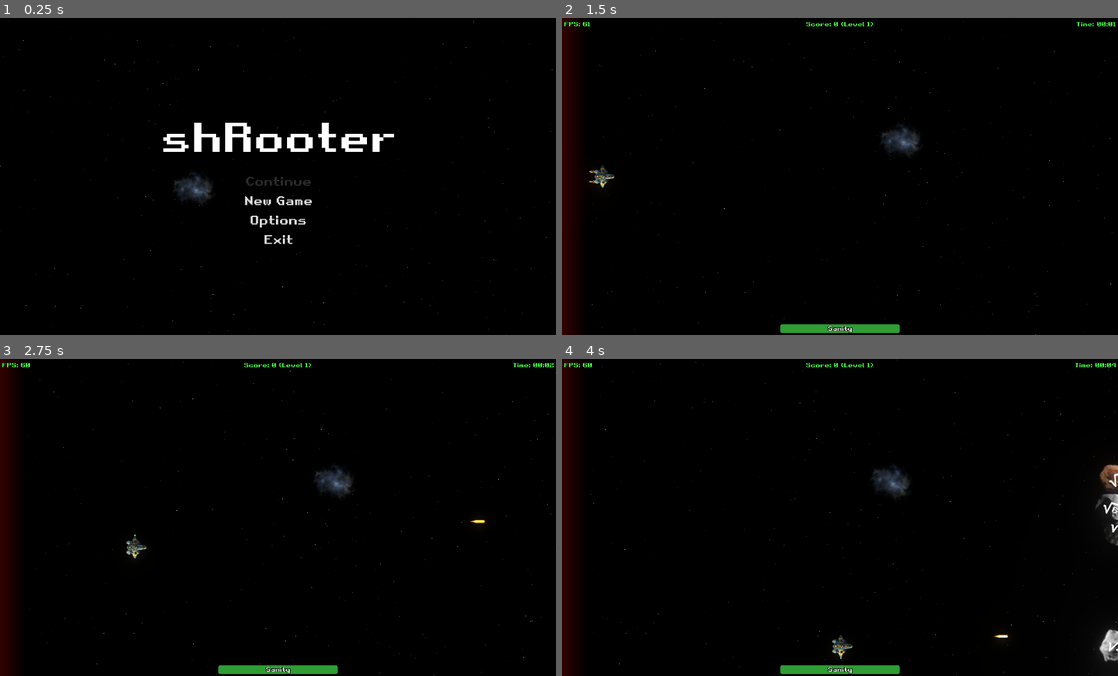
Above: before the commit, frames 1-4 (two rows, left to right).
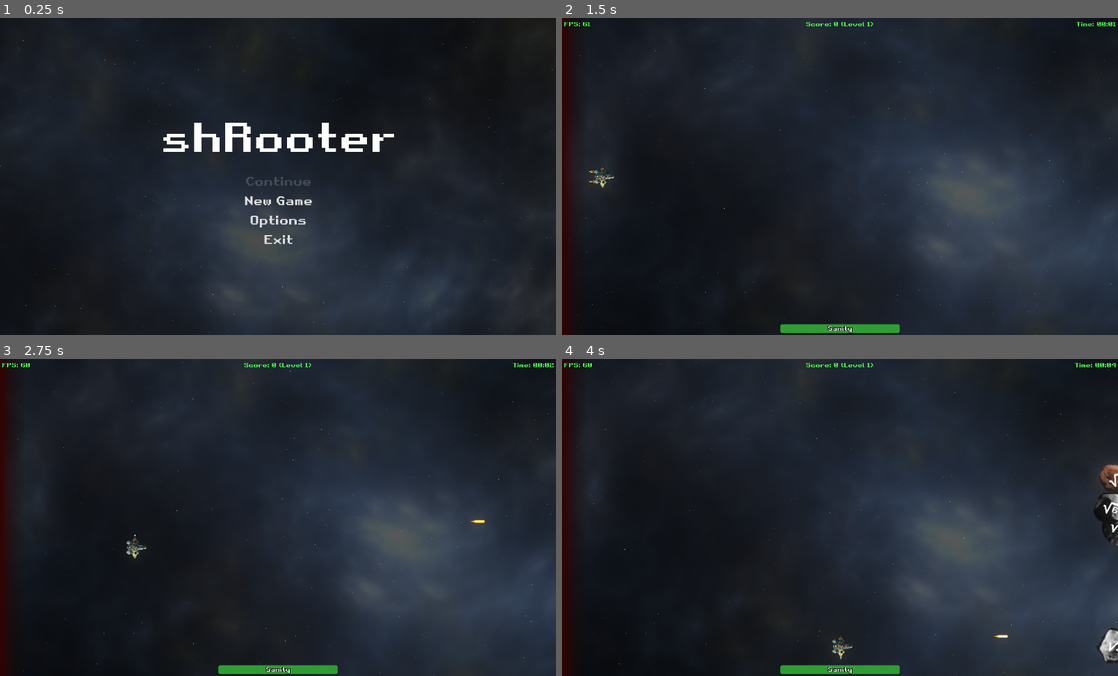
Above: after the commit, the same moments.

Repository: gingerr/ggj-2023-roots-one
Game: Godot game, scene res://MainMenu.tscn
Same seed, same stepped clock (60 frames per second), same inputs: the game is played once before the commit and once after it.
Inputs:
- Up to frame 1 (0.25 s): no input
- Up to frame 2 (1.5 s): click "New Game" at 0.5 s; tap Enter at 1.25 s; hold Right (ui_right) from 1.28 s (still down)
- Up to frame 3 (2.75 s): tap Space at 1.52, 2.27 s; release Right (ui_right) at 2.03 s; hold Down (ui_down) from 2.03 s (still down)
- Up to frame 4 (4 s): release Down (ui_down) at 2.78 s; hold Right (ui_right) 2.78-3.53 s; hold Up (ui_up) from 3.53 s (still down); tap Space at 3.77 s

The runs differ from the first frame. In frame 1, 89% of the frame differs, in the area x 0-100%, y 0-100%; in frame 2, 92%, in the area x 1-100%, y 0-100%; in frame 3, 91%; in frame 4, 90%.

Commit message:
.

Diff:
--- a/BackgroundLayer.tscn
+++ b/BackgroundLayer.tscn
@@ -12,8 +12,8 @@
 script = ExtResource( 2 )
 
 [node name="Nebula" type="Sprite" parent="."]
-self_modulate = Color( 1, 1, 1, 0.494118 )
-scale = Vector2( 0.3, 0.3 )
+self_modulate = Color( 1, 1, 1, 0.298039 )
+scale = Vector2( 9, 9 )
 z_index = -4095
 z_as_relative = false
 texture = ExtResource( 3 )
--- a/Game.tscn
+++ b/Game.tscn
@@ -10,7 +10,7 @@
 [sub_resource type="CanvasItemMaterial" id=2]
 
 [sub_resource type="Gradient" id=3]
-colors = PoolColorArray( 0.186523, 0.00655746, 0.00655746, 1, 0, 0, 0, 1 )
+colors = PoolColorArray( 0.186523, 0.00655746, 0.00655746, 1, 0.0507812, 0.0507812, 0.0507812, 0 )
 
 [sub_resource type="GradientTexture2D" id=4]
 gradient = SubResource( 3 )
--- a/Nebula.gd
+++ b/Nebula.gd
@@ -9,7 +9,7 @@
 
 func _physics_process(delta):
 	position.x -= 10 * delta
-	rotate(0.1 * delta)
+	rotate(0.03 * delta)
 
 	if (position.x <= -50):
 			position.x = int(get_viewport_rect().size.x) + 50
